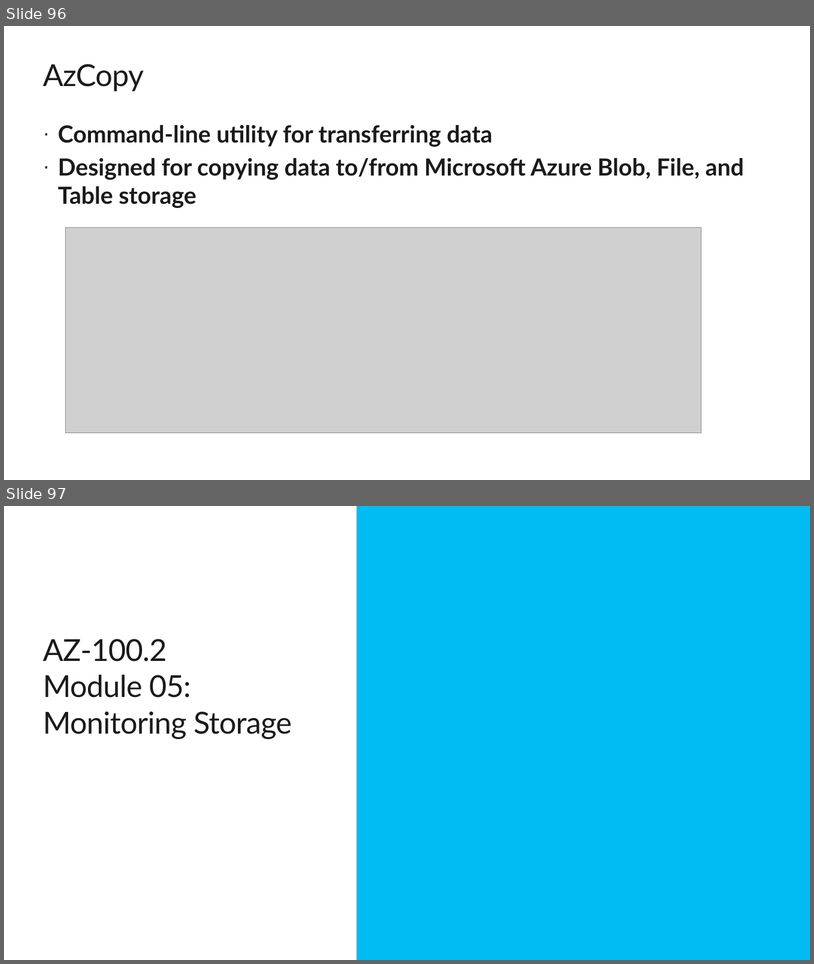
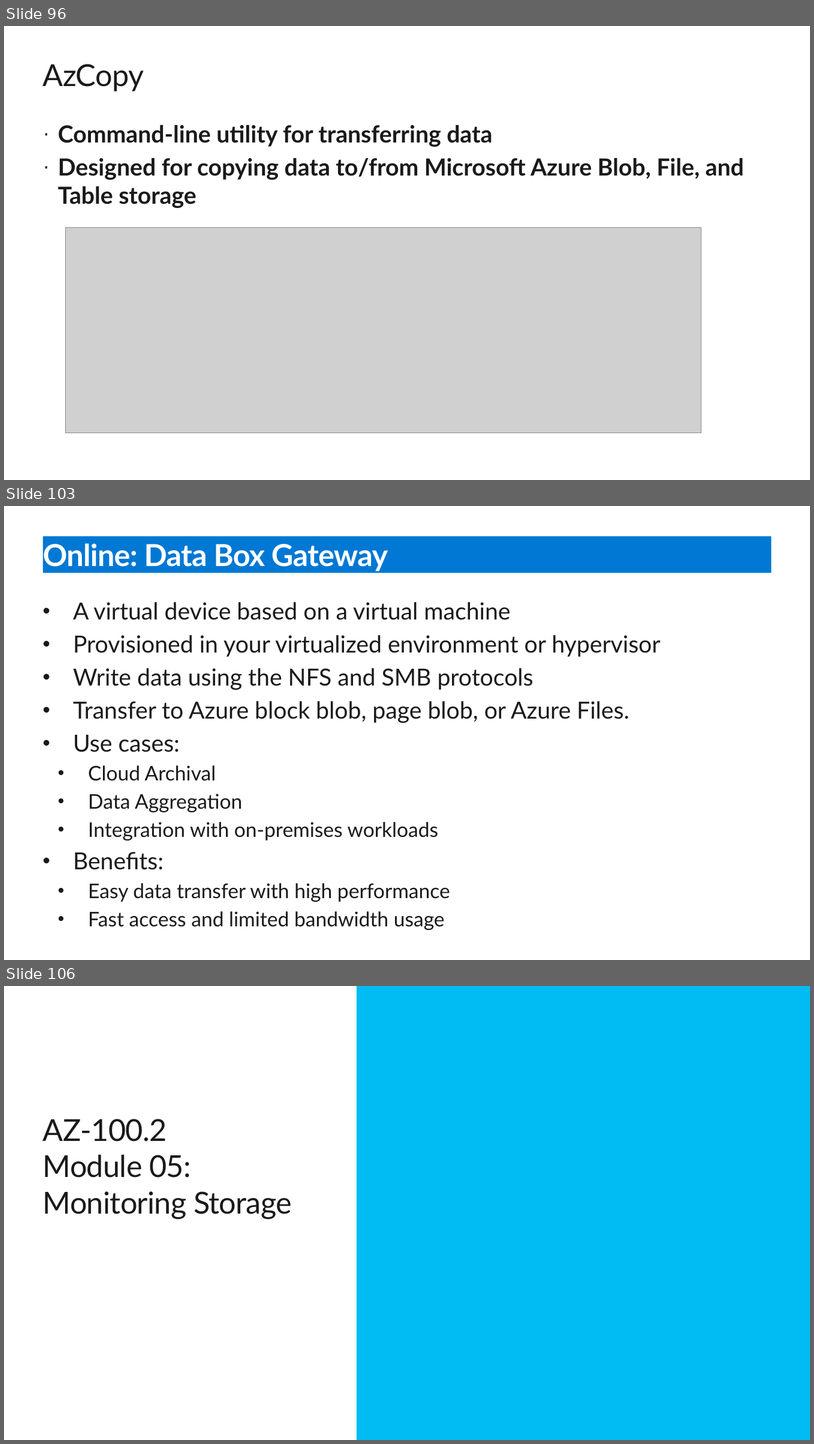
Before and after one commit to simplescripter/AZ-100-Labs, a slide deck: AZ-100Day2.pptx. Shown one above the other, each under a label of ours: slides 96 and 97 before the commit, slides 96, 103 and 106 after it; the slides between them are not shown. The pictures are 814x964 and 814x1444 pixels, drawn with LibreOffice and Linux fonts; fonts in the diff are those of the drawing; grey boxes stand for pictures; background and template pictures are left out. Boxes give left, top, right and bottom in pixels: in the first picture for what was removed or moved away, otherwise in the second. Text is boxed around its words. In the diff, an @@ line names an element or a change of style, - is before the commit and + after.

Commit message:
Added DataBox slides

```diff
--- a/AZ-100Day2.pptx
+++ b/AZ-100Day2.pptx
@@ slide 103 added at (4, 506, 810, 960), background #FFFFFF @@
@@ title added at (43, 536, 771, 573), fill #0078D4, 36 pt, text #FFFFFF, bold @@
+Online: Data Box Gateway
@@ text added at (73, 602, 660, 930), 28 pt, text #1A1A1A @@
+• A virtual device based on a virtual machine
+• Provisioned in your virtualized environment or hypervisor
+• Write data using the NFS and SMB protocols
+• Transfer to Azure block blob, page blob, or Azure Files.
+• Use cases:
+  • Cloud Archival
+  • Data Aggregation
+  • Integration with on-premises workloads
+• Benefits:
+  • Easy data transfer with high performance
+  • Fast access and limited bandwidth usage
@@ what was slide 97 is now slide 106 @@
```
Also in this commit, not shown: 8 other slides added.
